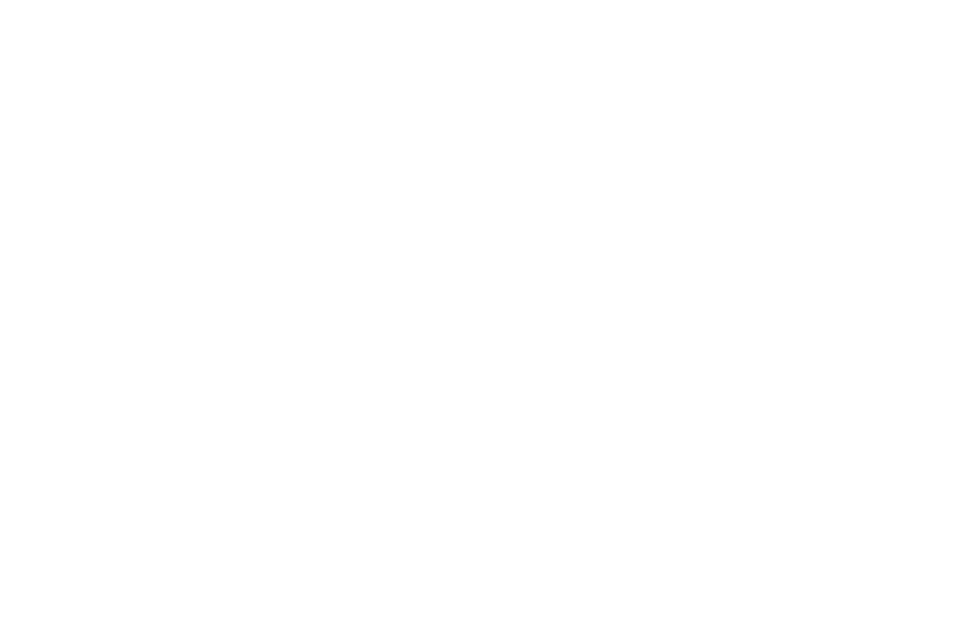
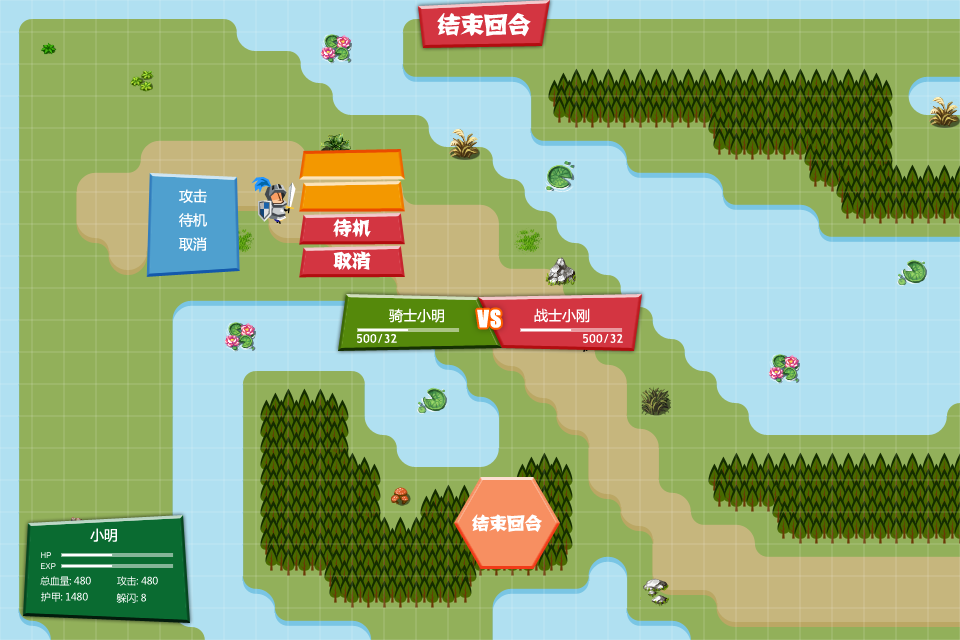
The second w=960, h=640 image is a revision of the first. Changes to its layers:
showed group "attack" (13 layers) over [338, 294, 642, 351]
showed group "组 3" (2 layers) over [146, 172, 240, 277]
showed group "left corner" (14 layers) over [23, 515, 190, 623]
showed group "nav" (2 layers) over [454, 477, 560, 569]
showed group "pop menu" (10 layers) over [299, 149, 405, 278]
showed group "round" (6 layers) over [418, 0, 550, 96]
showed "图层 2" over [0, 0, 960, 640]
